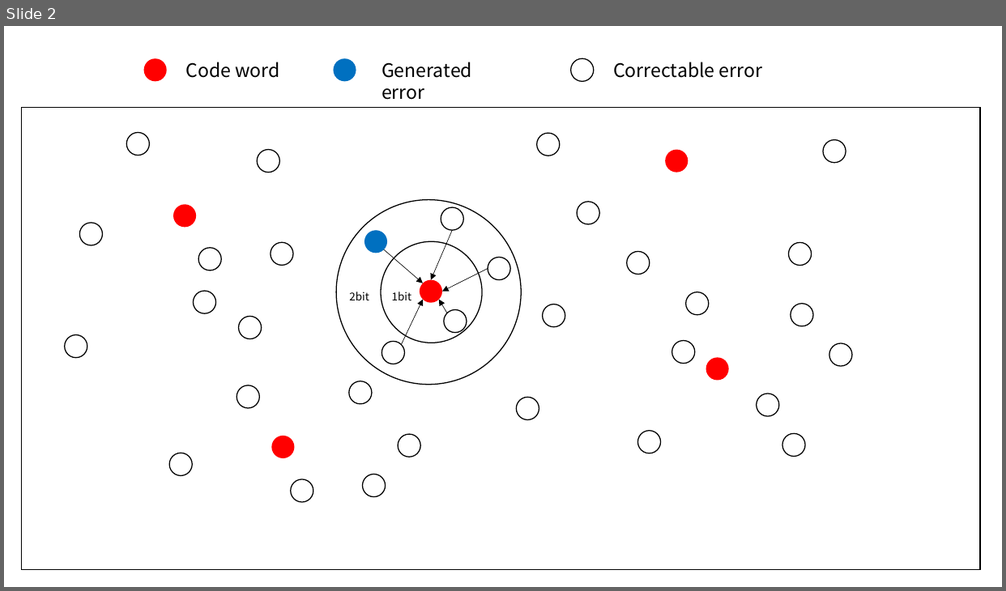
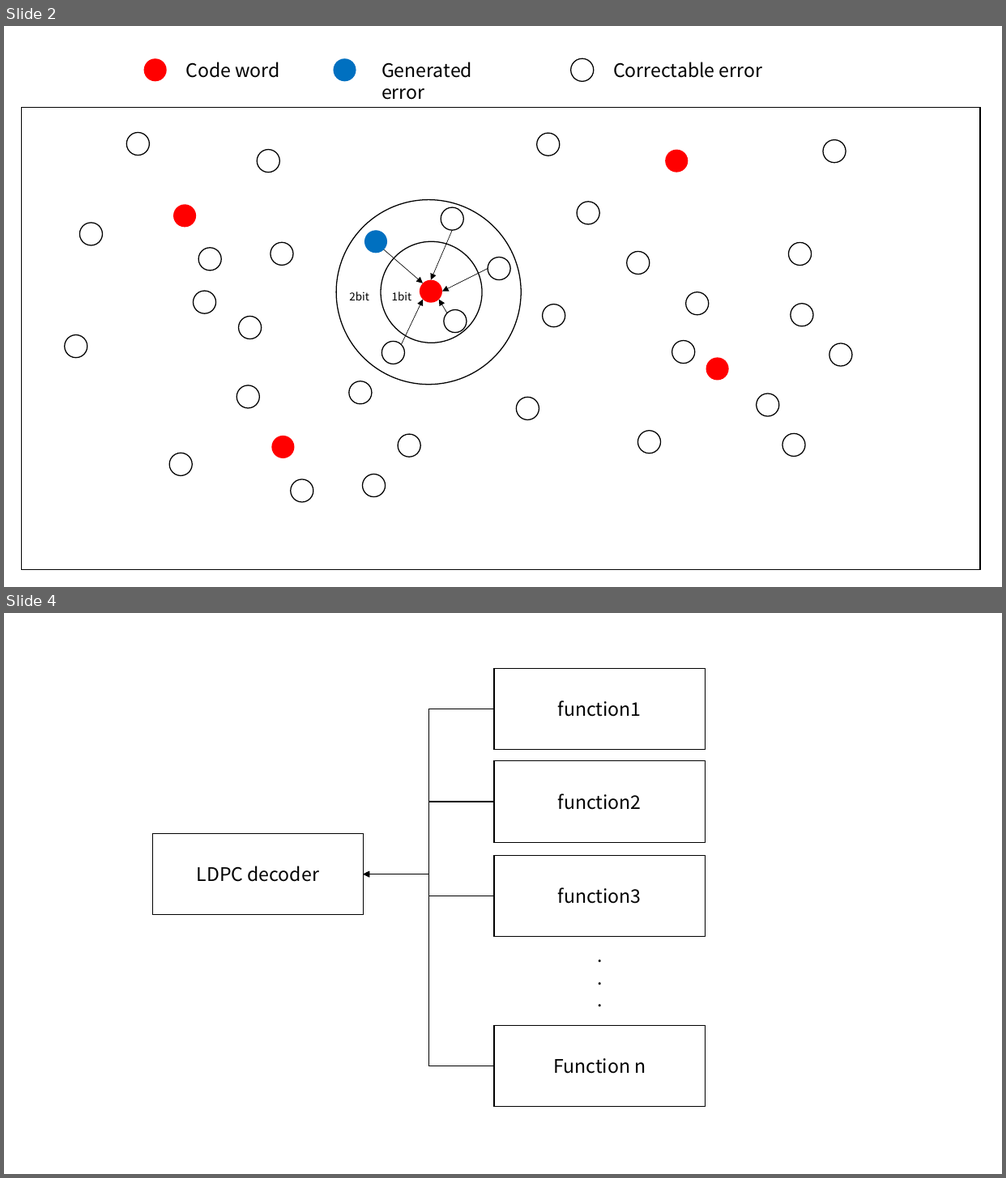
Before and after one commit to HyoungsungKim/ECC-PoW-project, a slide deck: img/Basic-concept.pptx. Shown one above the other, each under a label of ours: slide 2 before the commit, slides 2 and 4 after it; the slides between them are not shown. The pictures are 1006x591 and 1006x1178 pixels, drawn with LibreOffice and Linux fonts; fonts in the diff are those of the drawing. Boxes give left, top, right and bottom in pixels: in the first picture for what was removed or moved away, otherwise in the second. Text is boxed around its words. In the diff, an @@ line names an element or a change of style, - is before the commit and + after.

```diff
--- a/img/Basic-concept.pptx
+++ b/img/Basic-concept.pptx
@@ slide 4 added at (4, 613, 1002, 1174), background #FFFFFF @@
@@ group added at (152, 668, 705, 1107): 5 rectangles, 4 elbow arrows, 1 text @@
+LDPC decoder
+function1
+function2
+Function n
+function3
+.
+.
+.
```
Also in this commit, not shown: 2 other slides added, 1 other file.
